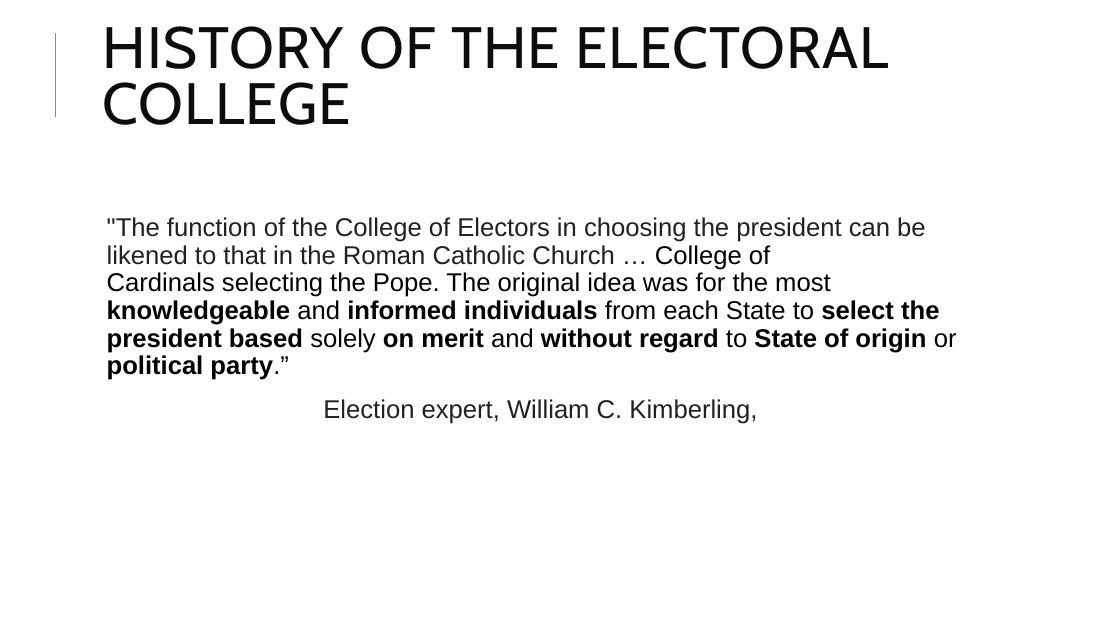
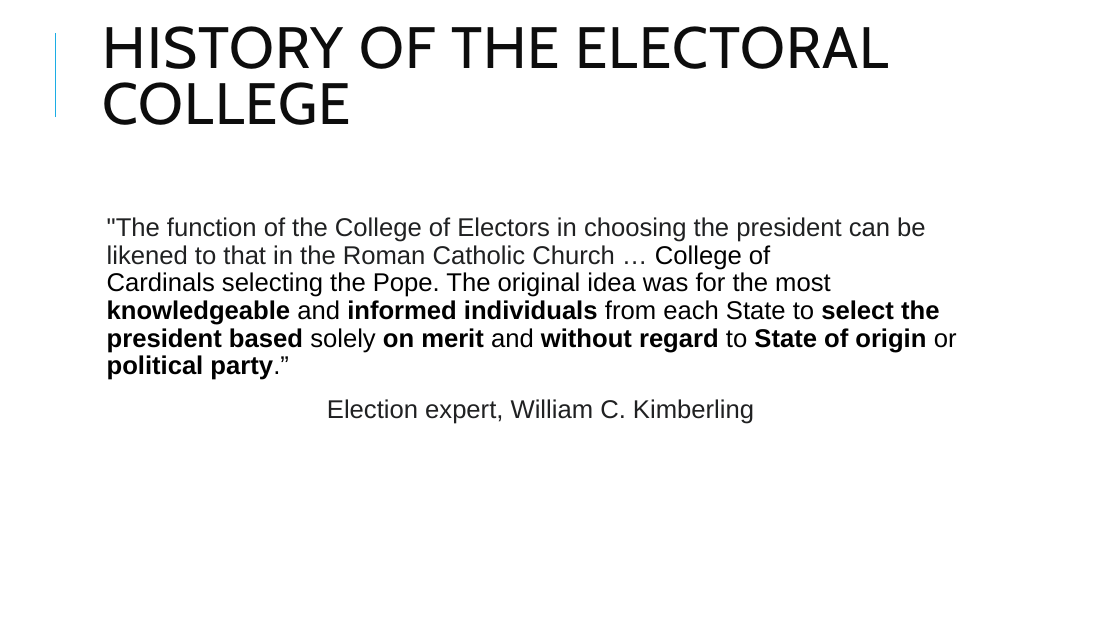
Before and after one commit to ta-data-mexpt/project-dataviz, a slide deck: slide 2 of project-dataviz.pptx. Drawn at 1120x630 pixels with LibreOffice and Linux fonts; fonts in the diff are those of the drawing. Boxes give left, top, right and bottom in pixels: in the first picture for what was removed or moved away, otherwise in the second. Text is boxed around its words. In the diff, an @@ line names an element or a change of style, - is before the commit and + after.

```diff
--- a/project-dataviz.pptx
+++ b/project-dataviz.pptx
@@ text at (x1=327, y1=399, x2=754, y2=424): text changed @@
-Election expert, William C. Kimberling,
+Election expert, William C. Kimberling
```
Also in this commit, not shown: 3 other slides changed, 5 other files.
